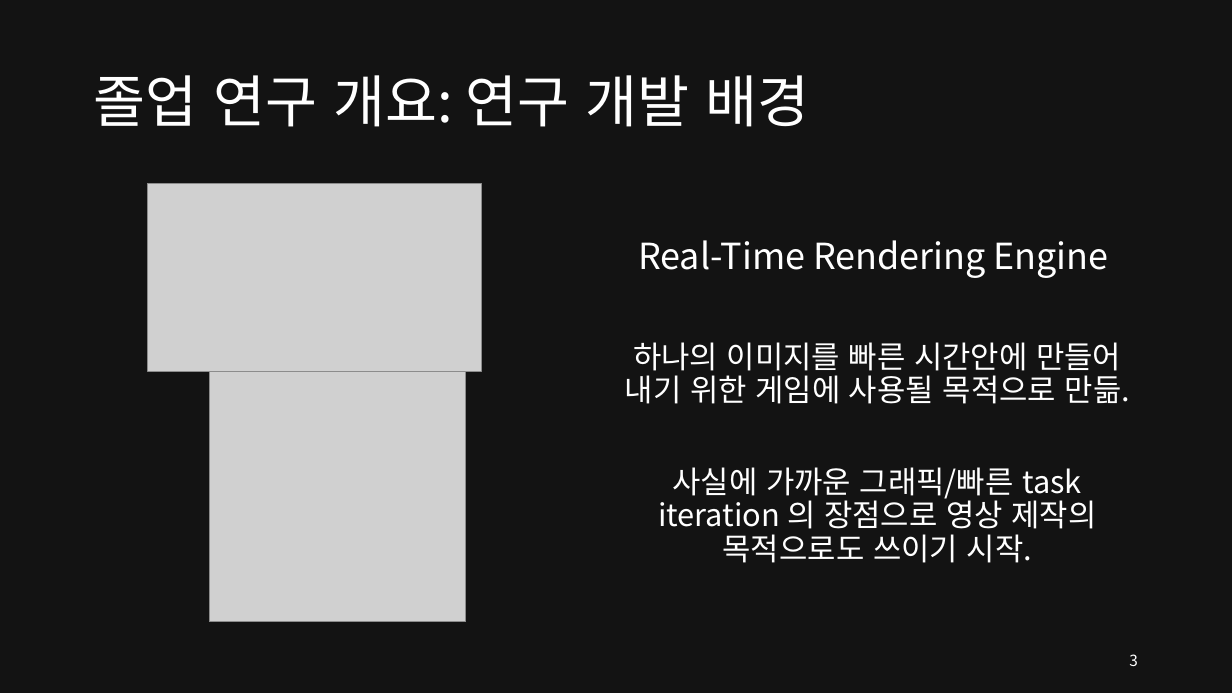
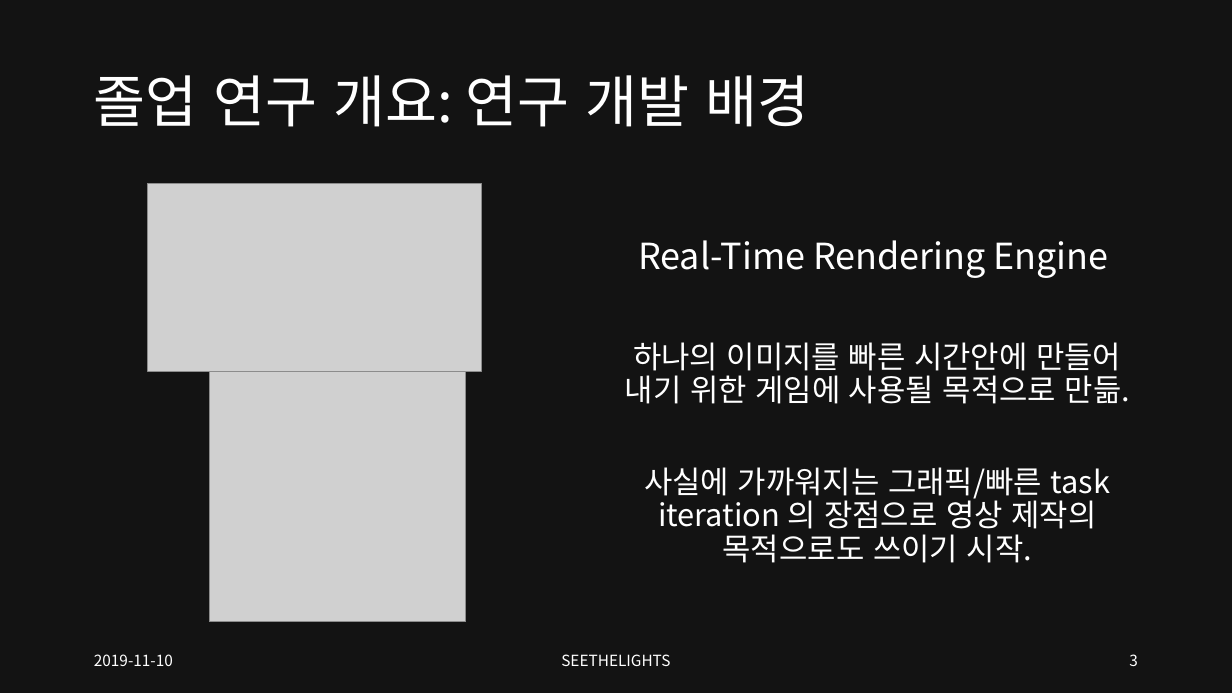
Before and after one commit to SEETHELGIHT/CapstonePlanning, a slide deck: slide 3 of doc/GPU-Accelerated_Ray_Tracing.pptx. Drawn at 1232x693 pixels with LibreOffice and Linux fonts; fonts in the diff are those of the drawing; grey boxes stand for pictures. Boxes give left, top, right and bottom in pixels: in the first picture for what was removed or moved away, otherwise in the second. Text is boxed around its words. In the diff, an @@ line names an element or a change of style, - is before the commit and + after.

```diff
--- a/doc/GPU-Accelerated_Ray_Tracing.pptx
+++ b/doc/GPU-Accelerated_Ray_Tracing.pptx
@@ text at bbox=[644, 467, 1111, 563]: text changed @@
-사실에 가까운 그래픽/빠른 task iteration 의 장점으로 영상 제작의 목적으로도 쓰이기 시작.
+사실에 가까워지는 그래픽/빠른 task iteration 의 장점으로 영상 제작의 목적으로도 쓰이기 시작.
@@ text added at bbox=[94, 654, 173, 666], 12 pt, text #FFFFFF @@
+2019-11-10
@@ text added at bbox=[561, 654, 670, 666], 12 pt, text #FFFFFF @@
+SEETHELIGHTS
```
Also in this commit, not shown: 15 other slides changed, 1 slide added, 5 slides removed.
